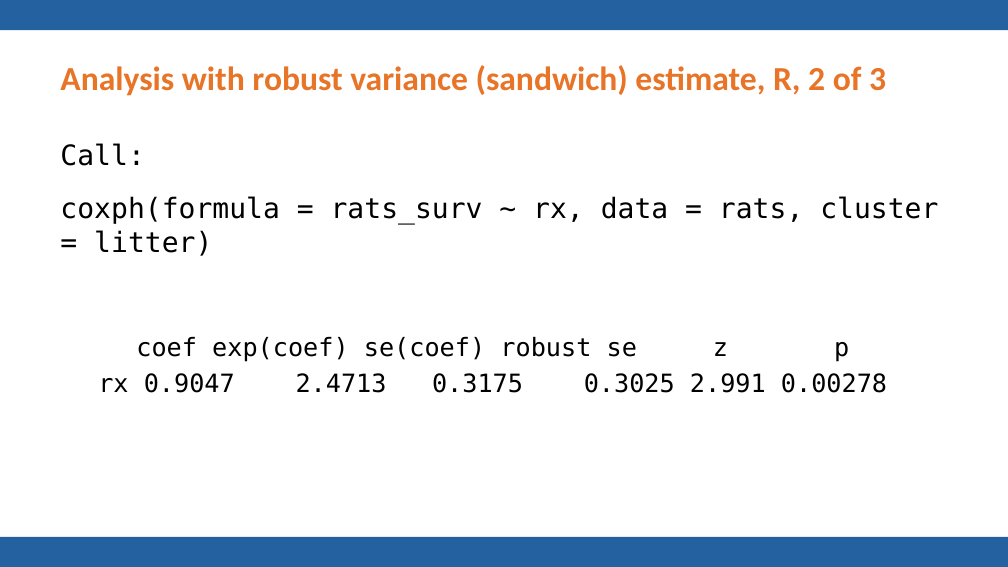
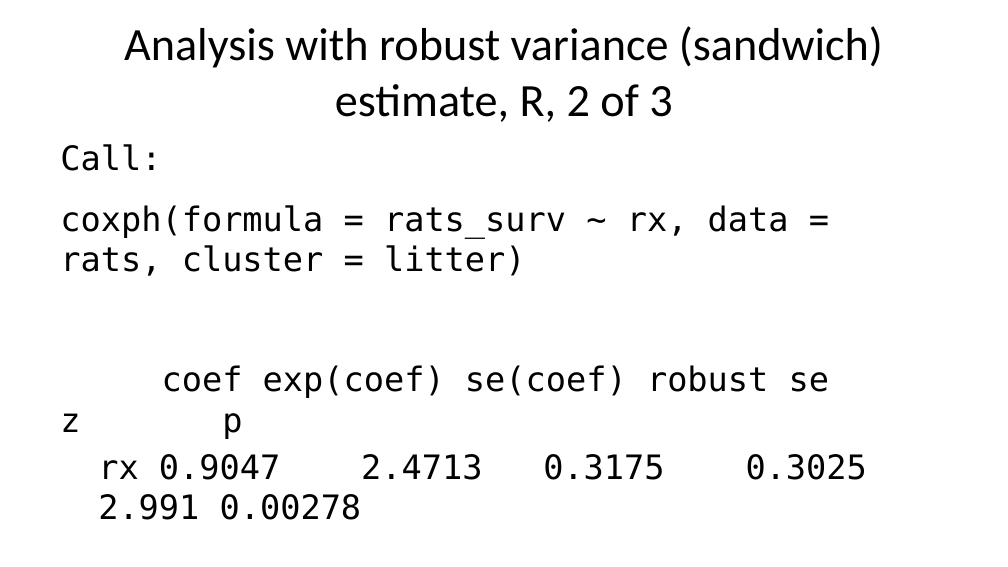
Before and after one commit to pmean/talks, a slide deck: slide 42 of frailty/frailty.pptx (slide 40 before the commit). Drawn at 1008x567 pixels with LibreOffice and Linux fonts; fonts in the diff are those of the drawing; background and template pictures are left out. Boxes give left, top, right and bottom in pixels: in the first picture for what was removed or moved away, otherwise in the second. Text is boxed around its words. In the diff, an @@ line names an element or a change of style, - is before the commit and + after.

```diff
--- a/frailty/frailty.pptx
+++ b/frailty/frailty.pptx
@@ rectangle removed at (0,0,1008,30) @@
@@ title "Analysis with robust variance (sandwich) ..." at (124,26,883,122): size 24 to 33 pt, text colour #E87427 to #000000, bold off; alignment left to centre @@
@@ text "Call: coxph(formula = rats_surv ~ ..." at (60,144,867,520): size 20 to 24 pt in "Call: coxph(formula = rats_surv ~ rx, data ..."; size 18 to 24 pt in "coef exp(coef) se(coef) robust se z p ..."; more space between paragraphs @@
@@ rectangle removed at (0,537,1008,567) @@
```
Also in this commit, not shown: 54 other slides changed, 3 slides added, 1 other file.
